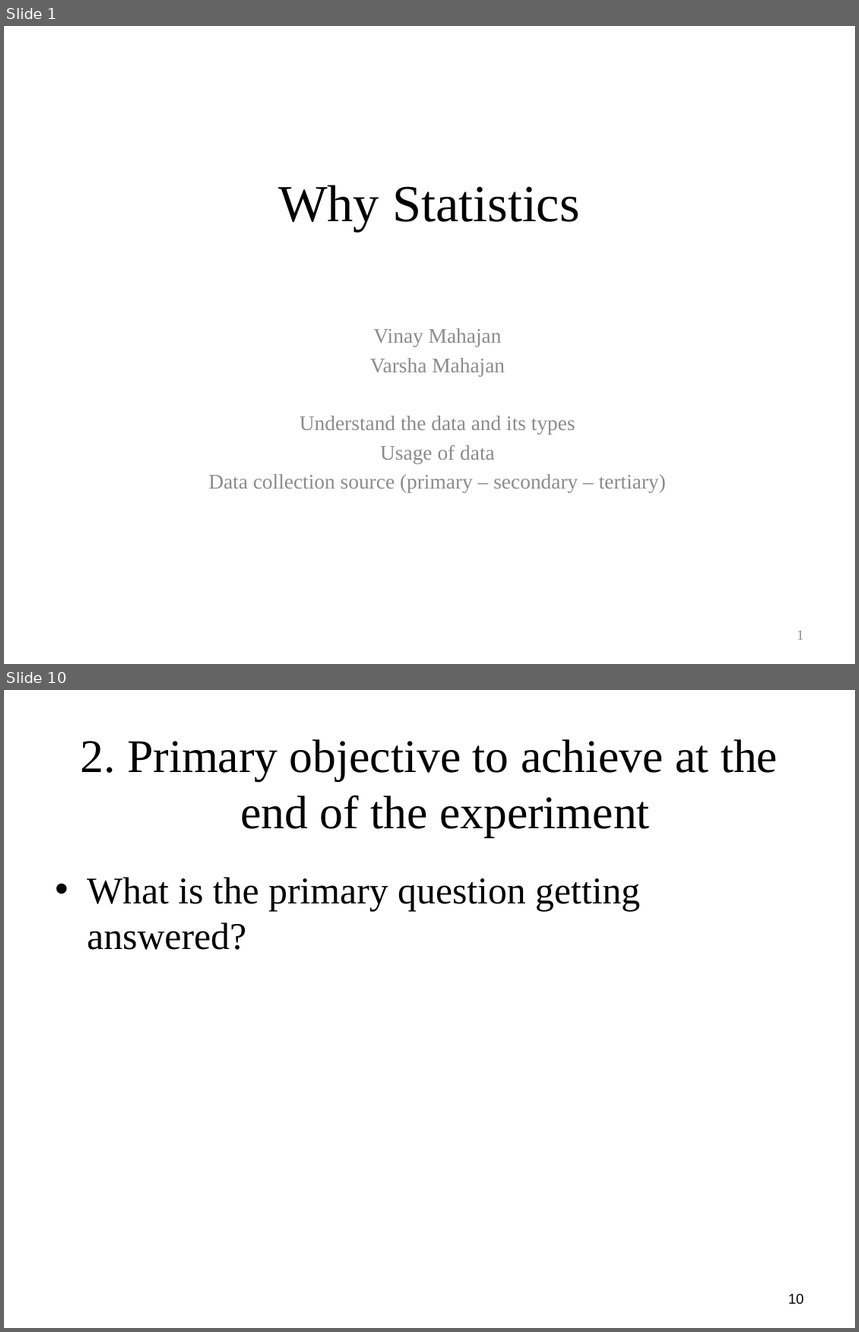
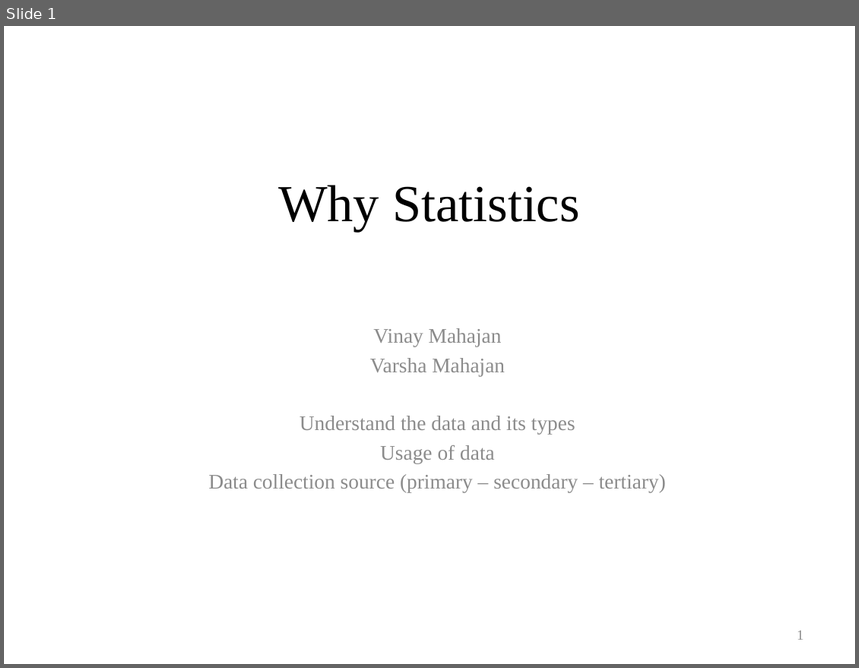
Before and after one commit to coursephd/Statistics_class, a slide deck: Day_2_Why statistics.pptx. Shown one above the other, each under a label of ours: slides 1 and 10 before the commit, slide 1 after it; the slides between them are not shown. The pictures are 859x1332 and 859x668 pixels, drawn with LibreOffice and Linux fonts; fonts in the diff are those of the drawing; background and template pictures are left out. Boxes give left, top, right and bottom in pixels: in the first picture for what was removed or moved away, otherwise in the second. Text is boxed around its words. In the diff, an @@ line names an element or a change of style, - is before the commit and + after.

```diff
--- a/Day_2_Why statistics.pptx
+++ b/Day_2_Why statistics.pptx
@@ slide 10 removed at (4,690,855,1328), background #FFFFFF @@
@@ title removed at (81,739,778,837) @@
-2. Primary objective to achieve at the end of the experiment
@@ text removed at (87,877,640,950) @@
-• What is the primary question getting answered?
@@ page number removed at (788,1294,804,1305) @@
-10
```
Also in this commit, not shown: 5 slides changed, 30 slides added, 20 other slides removed, 12 other files.
